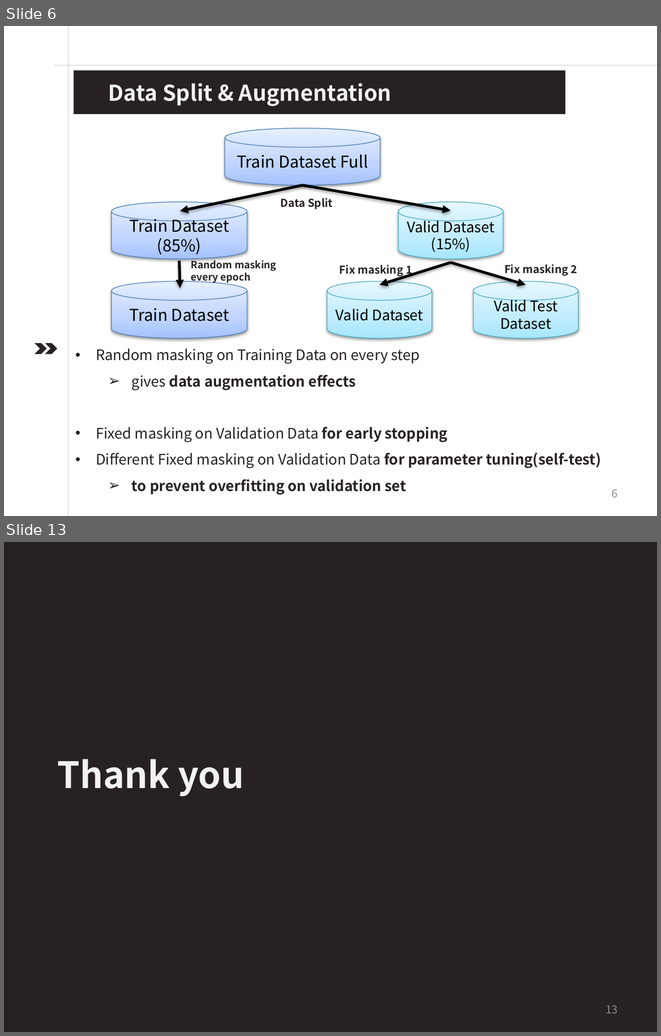
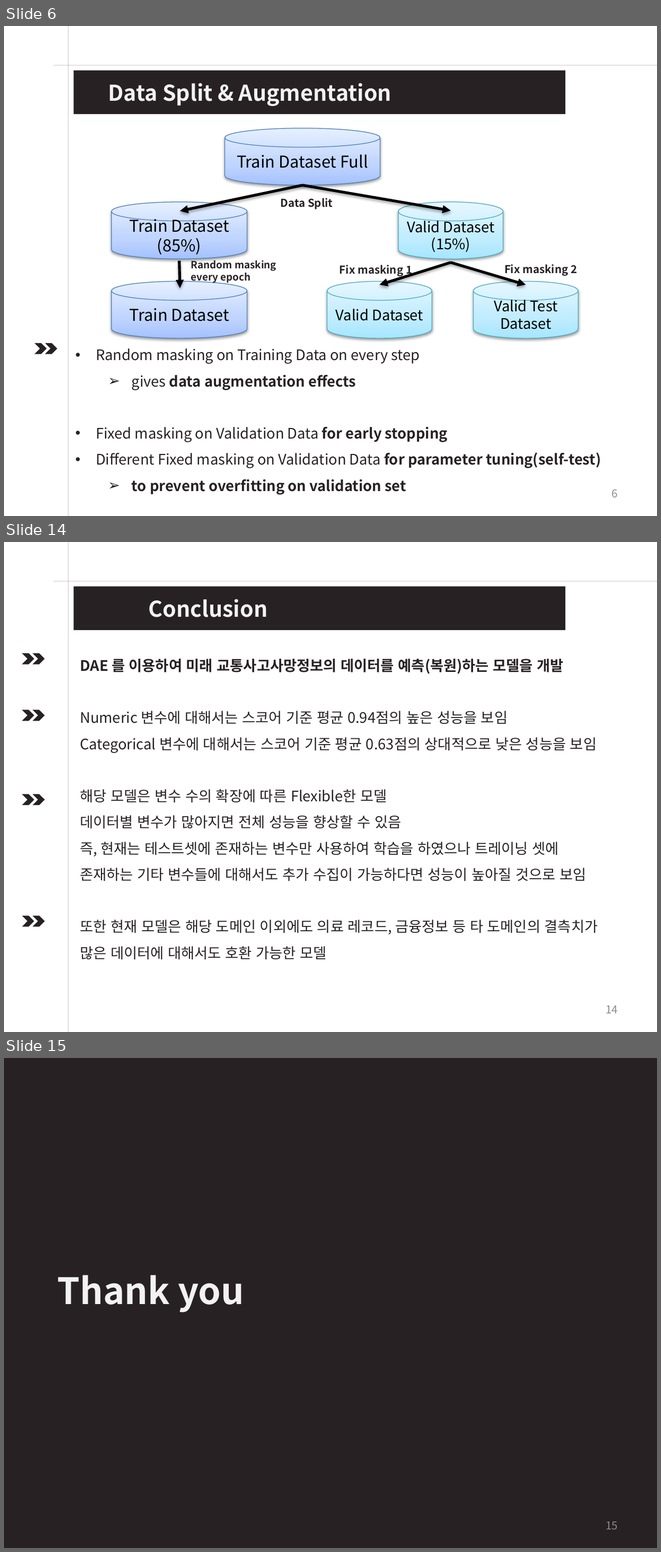
Before and after one commit to Timmy-Oh/Samsung_Data_Challenge_2018, a slide deck: Samsung_AI_Challenge_Data_Timmy.pptx. Shown one above the other, each under a label of ours: slides 6 and 13 before the commit, slides 6, 14 and 15 after it; the slides between them are not shown. The pictures are 661x1036 and 661x1552 pixels, drawn with LibreOffice and Linux fonts; fonts in the diff are those of the drawing. Boxes give left, top, right and bottom in pixels: in the first picture for what was removed or moved away, otherwise in the second. Text is boxed around its words. In the diff, an @@ line names an element or a change of style, - is before the commit and + after.

```diff
--- a/Samsung_AI_Challenge_Data_Timmy.pptx
+++ b/Samsung_AI_Challenge_Data_Timmy.pptx
@@ slide 14 added at (4, 542, 657, 1032), background #FFFFFF @@
@@ line added from (68, 542) to (68, 1032), #A6A6A6 0.75 pt @@
@@ line added from (657, 581) to (54, 581), #A6A6A6 0.75 pt @@
@@ rectangle added at (74, 587, 566, 630), fill #272123 @@
@@ text added at (149, 599, 268, 617), 24 pt, text #F2F2F2, bold @@
+Conclusion
@@ chevron added at (22, 653, 35, 664), fill #272123 @@
@@ chevron added at (33, 653, 45, 664), fill #272123 @@
@@ text added at (80, 656, 598, 959), 16 pt, text #272123 @@
+DAE 를 이용하여 미래 교통사고사망정보의 데이터를 예측(복원)하는 모델을 개발
+Numeric 변수에 대해서는 스코어 기준 평균 0.94점의 높은 성능을 보임
+Categorical 변수에 대해서는 스코어 기준 평균 0.63점의 상대적으로 낮은 성능을 보임
+해당 모델은 변수 수의 확장에 따른 Flexible한 모델
+데이터별 변수가 많아지면 전체 성능을 향상할 수 있음
+즉, 현재는 테스트셋에 존재하는 변수만 사용하여 학습을 하였으나 트레이닝 셋에 존재하는 기타 변수들에 대해서도 추가 수집이 가능하다면 성능이 높아질 것으로 보임
+또한 현재 모델은 해당 도메인 이외에도 의료 레코드, 금융정보 등 타 도메인의 결측치가 많은 데이터에 대해서도 호환 가능한 모델
@@ chevron added at (22, 710, 35, 721), fill #272123 @@
@@ chevron added at (33, 710, 45, 721), fill #272123 @@
@@ chevron added at (22, 794, 35, 805), fill #272123 @@
@@ chevron added at (33, 794, 45, 805), fill #272123 @@
@@ chevron added at (22, 916, 35, 927), fill #272123 @@
@@ chevron added at (33, 916, 45, 927), fill #272123 @@
@@ page number added at (606, 1005, 618, 1013), 12 pt, text #8C8C8C @@
+14
@@ what was slide 13 is now slide 15 @@
@@ page number at (606, 1521, 618, 1529): text changed @@
-13
+15
```
Also in this commit, not shown: 7 slides changed, 1 other slide added, 12 other files.
